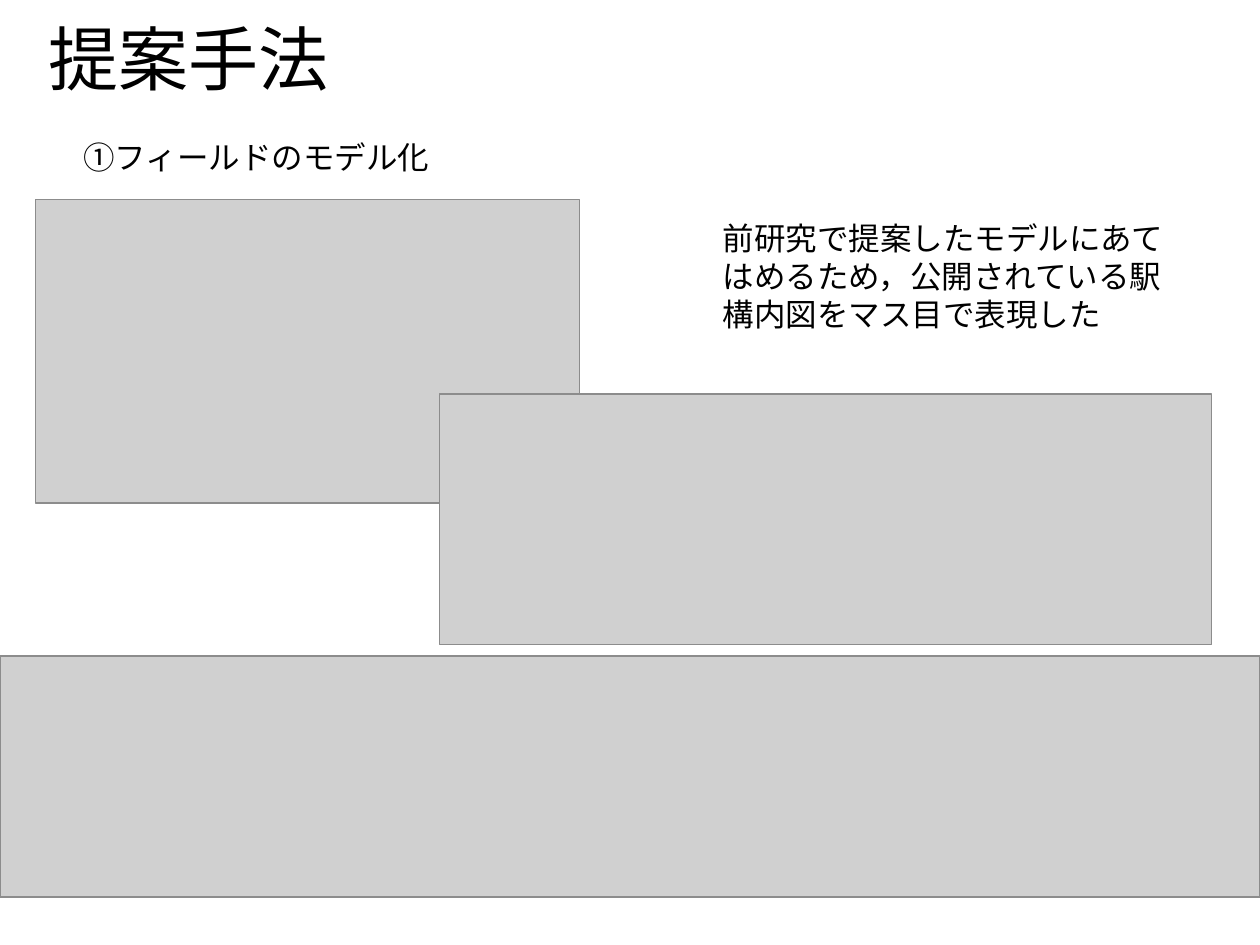
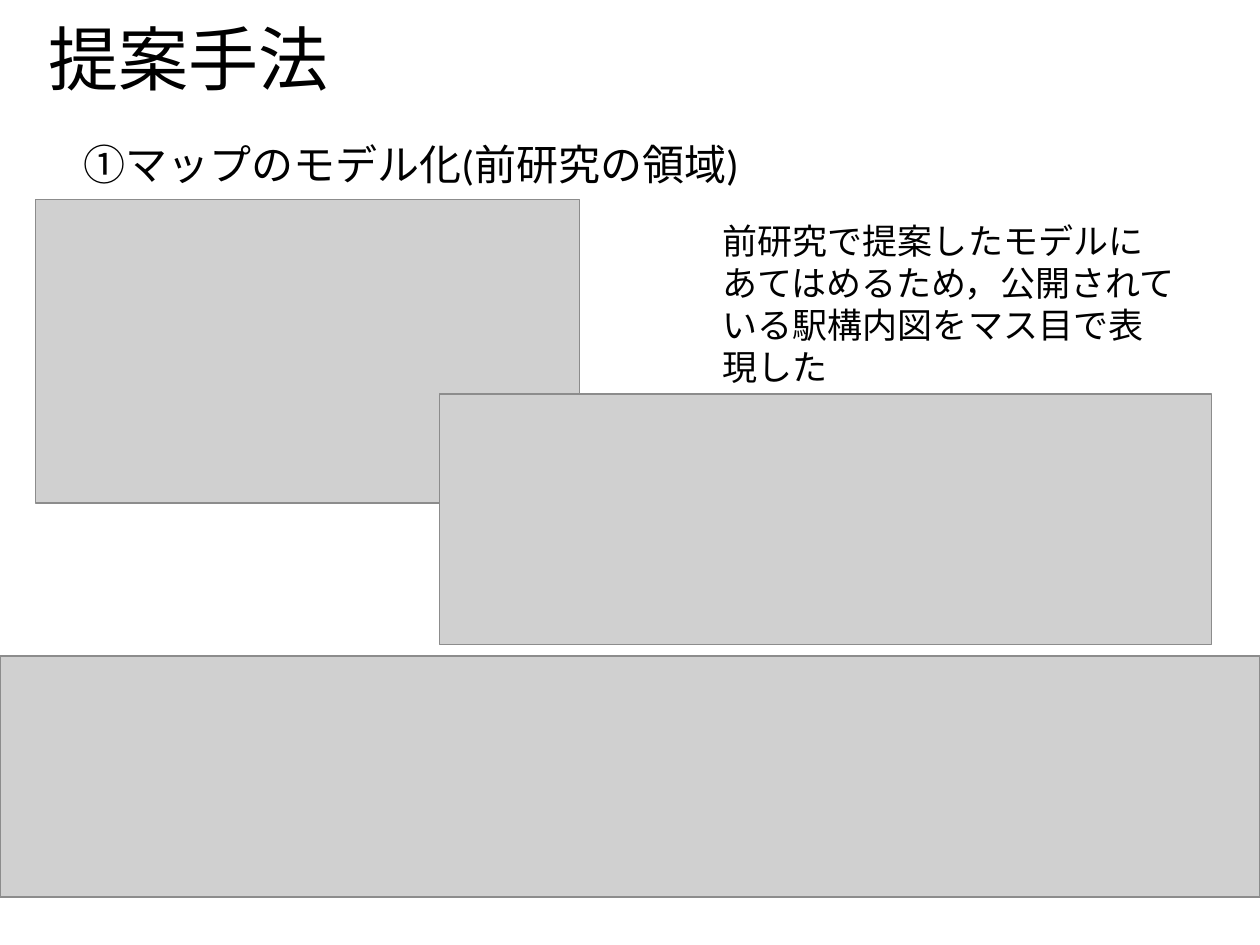
Before and after one commit to ao-megane/LplcOpenDataConverter, a slide deck: slide 6 of LplcOpenDataConverter/LplcOpenDataConverter/プレゼン/多地点カメラを用いた見守りサービスにおける第三者のプライバシデータ流出比の定量評価.pptx. Drawn at 1260x945 pixels with LibreOffice and Linux fonts; fonts in the diff are those of the drawing; grey boxes stand for pictures; background and template pictures are left out. Boxes give left, top, right and bottom in pixels: in the first picture for what was removed or moved away, otherwise in the second. Text is boxed around its words. In the diff, an @@ line names an element or a change of style, - is before the commit and + after.

```diff
--- a/LplcOpenDataConverter/LplcOpenDataConverter/プレゼン/多地点カメラを用いた見守りサービスにおける第三者のプライバシデータ流出比の定量評価.pptx
+++ b/LplcOpenDataConverter/LplcOpenDataConverter/プレゼン/多地点カメラを用いた見守りサービスにおける第三者のプライバシデータ流出比の定量評価.pptx
@@ text at (83, 144, 738, 186): text changed; size 18 to 24 pt @@
-①フィールドのモデル化
+①マップのモデル化(前研究の領域)
@@ text "前研究で提案したモデルにあてはめるため，公開されている駅構内図をマス目で表現した" at (723, 224, 1175, 383): size 18 to 20 pt @@
```
Also in this commit, not shown: 11 other slides changed, 5 slides added, 1 slide removed, 1 other file.
